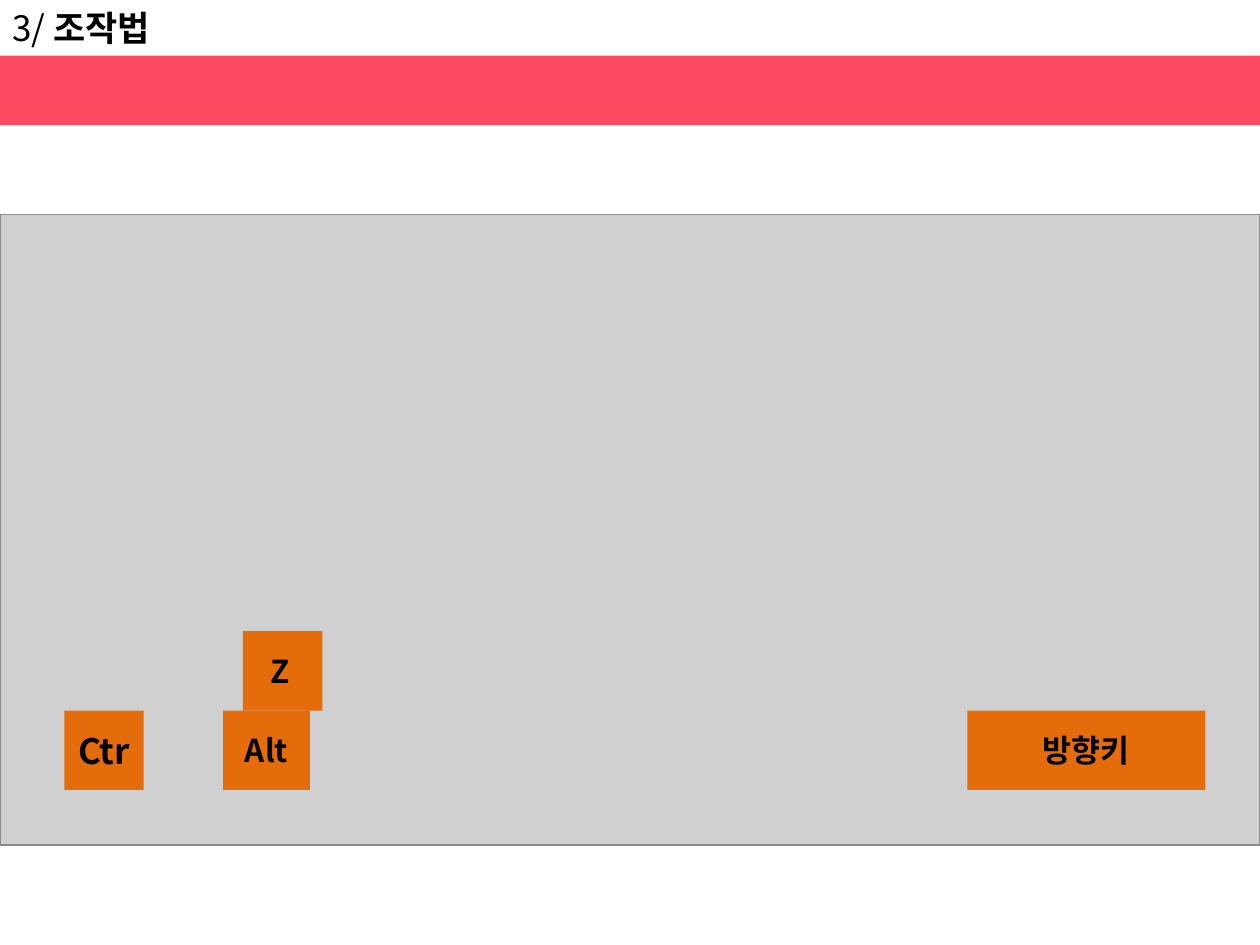
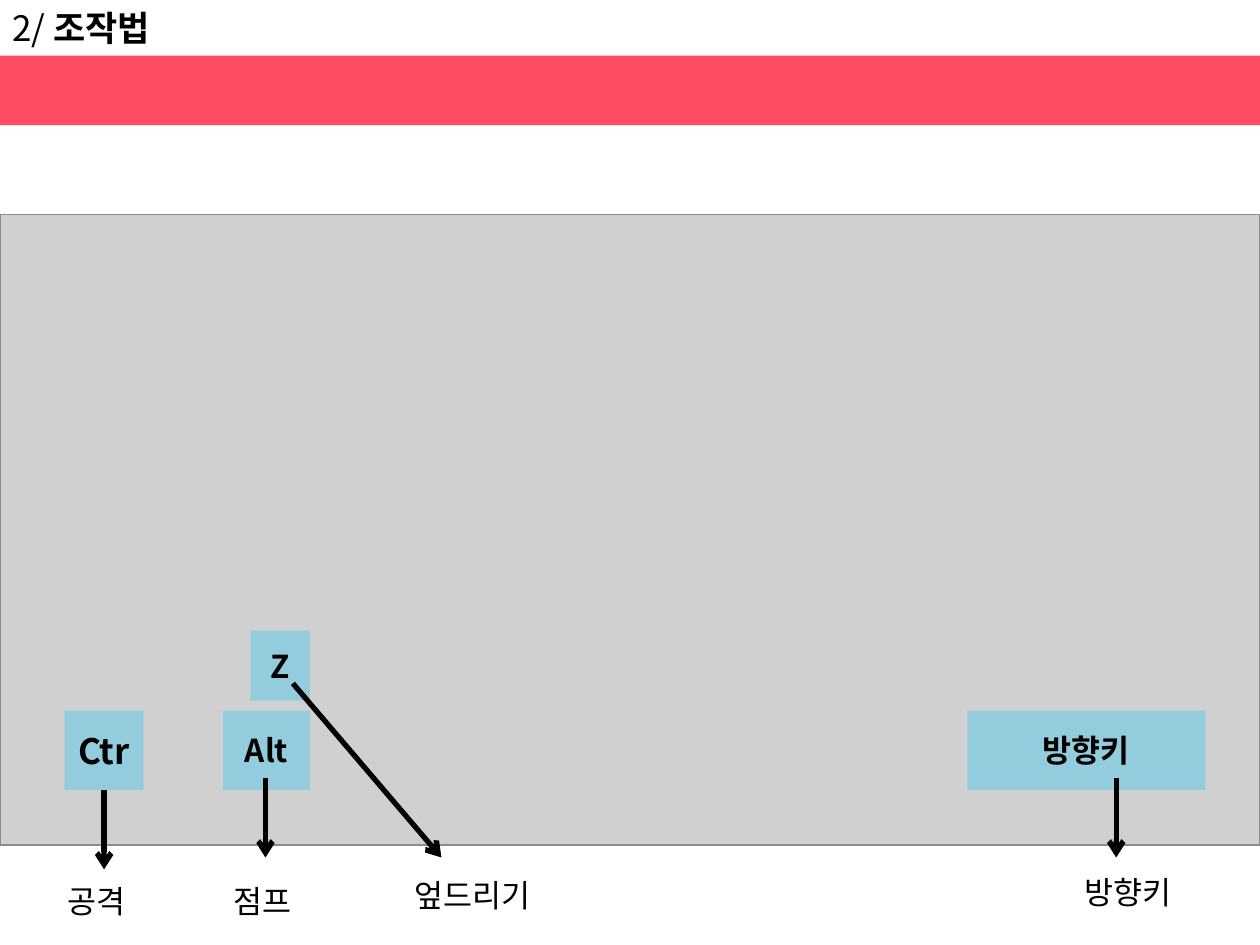
Before and after one commit to haeunjung/Team_Project, a slide deck: slide 5 of 기획문서/게임 제안서.pptx. Drawn at 1260x945 pixels with LibreOffice and Linux fonts; fonts in the diff are those of the drawing; grey boxes stand for pictures. Boxes give left, top, right and bottom in pixels: in the first picture for what was removed or moved away, otherwise in the second. Text is boxed around its words. In the diff, an @@ line names an element or a change of style, - is before the commit and + after.

```diff
--- a/기획문서/게임 제안서.pptx
+++ b/기획문서/게임 제안서.pptx
@@ text at bbox=[12, 11, 150, 48]: text changed @@
-3/ 조작법
+2/ 조작법
@@ rectangle removed at bbox=[243, 631, 323, 711] @@
@@ rectangle "Z": place and size @@
-rectangle "Z" at bbox=[271, 659, 290, 683]
+rectangle "Z" at bbox=[251, 631, 310, 702]
@@ rectangle "Z" at bbox=[251, 631, 310, 702]: fill none to #93CDDD @@
@@ arrow added from (292, 683) to (441, 858), #000000 3 pt @@
@@ fill #E46C0A to #93CDDD in 3 elements at bbox=[64, 711, 144, 790], bbox=[968, 711, 1206, 790], bbox=[223, 711, 310, 790] @@
@@ arrow added from (266, 779) to (266, 858), #000000 3 pt @@
@@ arrow added from (1116, 779) to (1116, 858), #000000 3 pt @@
@@ arrow added from (105, 790) to (105, 869), #000000 3 pt @@
@@ text added at bbox=[67, 887, 125, 916], 18 pt, text #000000 @@
+공격
@@ text added at bbox=[233, 887, 291, 915], 18 pt, text #000000 @@
+점프
@@ text added at bbox=[414, 881, 530, 910], 18 pt, text #000000 @@
+엎드리기
@@ text added at bbox=[1084, 877, 1171, 907], 18 pt, text #000000 @@
+방향키
```
Also in this commit, not shown: 2 other slides changed, 3 slides added, 2 slides removed.
